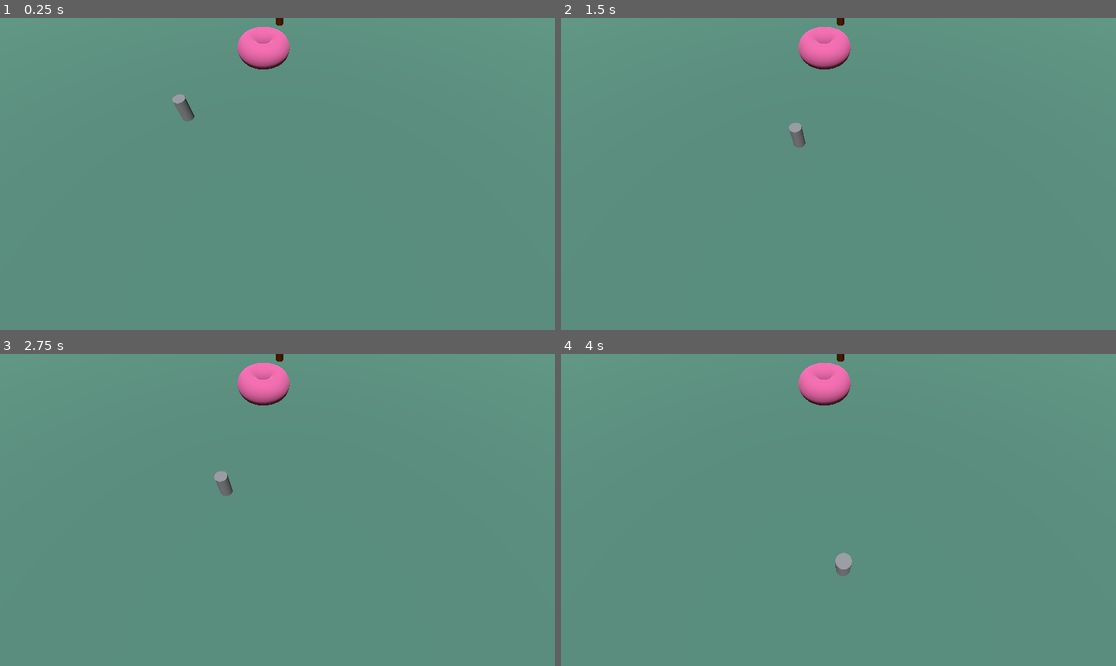
Above: before the commit, frames 1-4 (two rows, left to right).
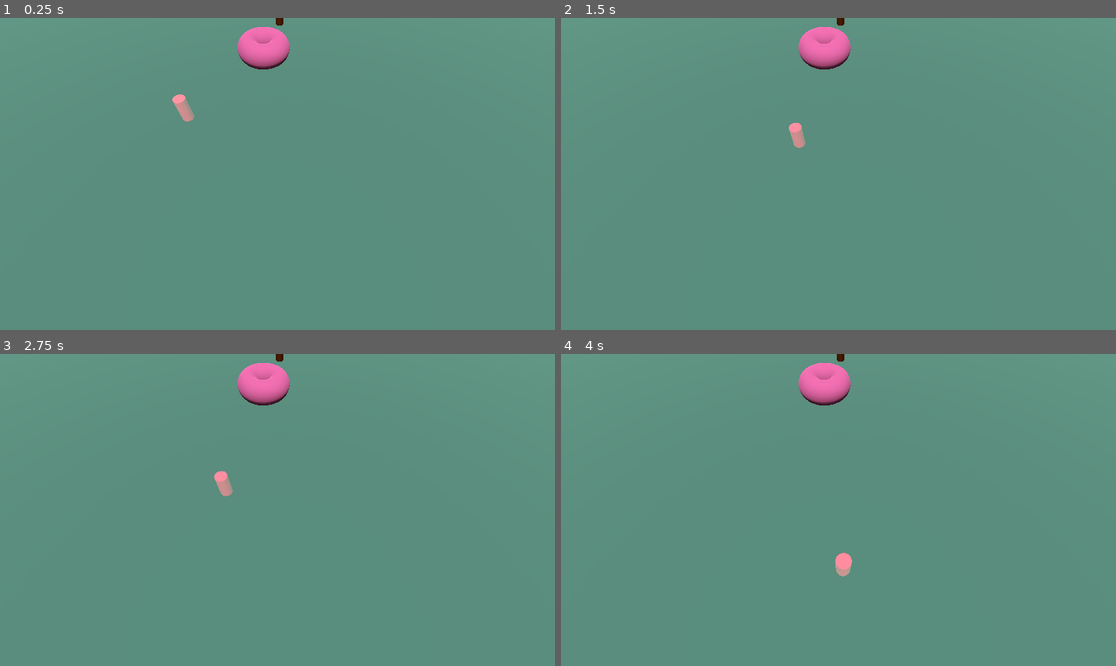
Above: after the commit, the same moments.

Repository: CoininDev/LigmadasLendas
Game: Godot game, scene res://cenas/cena_de_teste.tscn
Two runs of this game, one before a commit and one after it. Both use one fixed random seed, a clock stepped at 60 frames per second and the inputs below.
Inputs (mouse positions are in pixels of both pictures, inside the frame that each line leads up to):
- Up to frame 1 (0.25 s): no input
- Up to frame 2 (1.5 s): tap Enter at 0.5 s; move the mouse to (960, 158) at 0.52 s; press the mouse at (960, 158) at 0.53 s; hold Right (ui_right) 0.53-1.28 s; right-click (960, 158) at 0.8 s; move the mouse to (727, 189) at 1.27 s; release the mouse at (727, 189) at 1.28 s; hold Down (ui_down) from 1.28 s (still down); right-click (727, 189) at 1.35 s
- Up to frame 3 (2.75 s): click (166, 525) at 1.55 s; move the mouse to (333, 441) at 2.02 s; release Down (ui_down) at 2.03 s; press the mouse at (333, 441) at 2.03 s; hold Right (ui_right) from 2.03 s (still down); right-click (333, 441) at 2.3 s
- Up to frame 4 (4 s): move the mouse to (810, 572) at 2.77 s; release Right (ui_right) at 2.78 s; release the mouse at (810, 572) at 2.78 s; hold Up (ui_up) 2.78-3.53 s; right-click (810, 572) at 2.85 s; click (810, 572) at 3.05 s; move the mouse to (1005, 556) at 3.52 s; press the mouse at (1005, 556) at 3.53 s; hold Left (ui_left) from 3.53 s (still down); right-click (1005, 556) at 3.8 s

The runs differ from the first frame. In frame 1, 0.2% of the frame differs, in the area x 31-36%, y 24-34%; in frame 2, 0.2%; in frame 3, 0.2%; in frame 4, 0.2%.

Commit message:
tentando criar ataque básico

Diff:
--- a/scripts/HeroBase.gd
+++ b/scripts/HeroBase.gd
@@ -54,7 +54,7 @@
 
 func _input(_e):
 	select_move_destiny()
-	select_target()
+	select_atk_target()
 
 #movement
 func select_move_destiny():
@@ -71,7 +71,7 @@
 		rayquery.from = from
 		rayquery.to = to
 		var result = space.intersect_ray(rayquery)
-		if result.has("position"):
+		if !result.is_empty():
 			comps["nav"].target_position = result.position
 func move(delta):
 	var targetpos = comps["nav"].get_next_path_position()
@@ -81,8 +81,10 @@
 	move_and_slide()
 
 #attack
-func select_target():
-	if Input.is_action_just_pressed("mleft"):
+func select_atk_target():
+	if Input.is_action_pressed("mleft"):
+		#converter o ponto do mouse na tela 2d para um ponto 3d no jogo.
+		#para isso é preciso criar um raio, uma linha reta que parte da camera e segue até encontrar uma colisão.
 		var camera = get_tree().get_nodes_in_group("camera")[0]
 		var mousepos = get_viewport().get_mouse_position()
 		var raylen = 1000
@@ -93,9 +95,9 @@
 		rayquery.from = from
 		rayquery.to = to
 		var result = space.intersect_ray(rayquery)
-		if result.has("collider"):
-			if result.collider.is_in_group("hero"):
-				atk_target = result.collider
+		if !result.is_empty():
+			atk_target = result.collider
+
 
 #id
 func unique_token():
--- a/scripts/cena_de_teste.gd
+++ b/scripts/cena_de_teste.gd
@@ -4,6 +4,7 @@
 func _ready():
 	var hero = HeroBase.new()
 	hero.comps["gfx"].mesh = CylinderMesh.new()
+	hero.comps["gfx"].mesh.material = load("res://graphics/casd.tres")
 	hero.position = $"hero spawn".position
 	add_child(hero)
 
